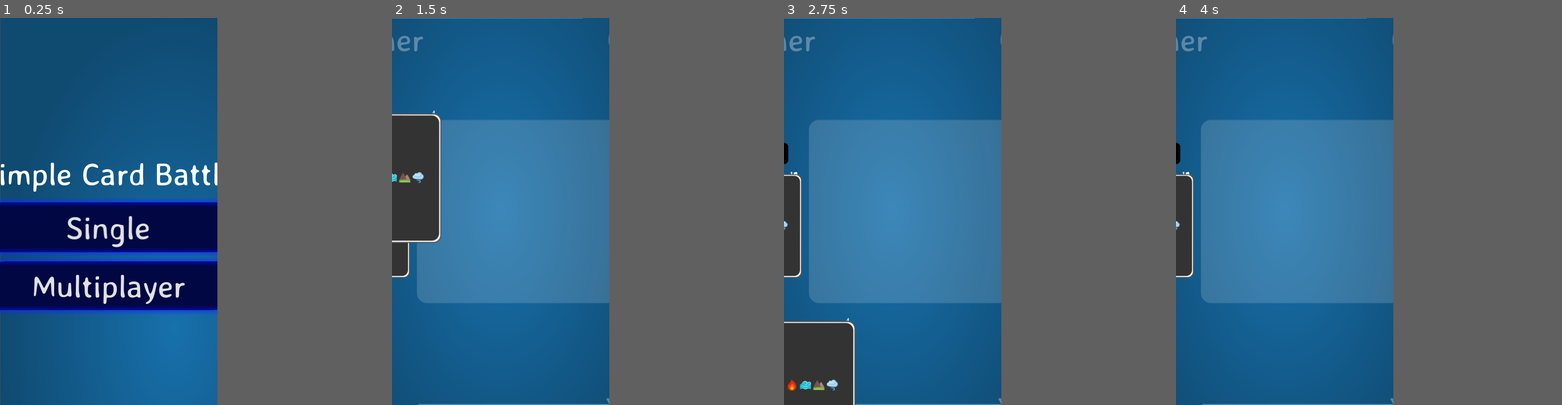
Above: before the commit, frames 1-4 (left to right).
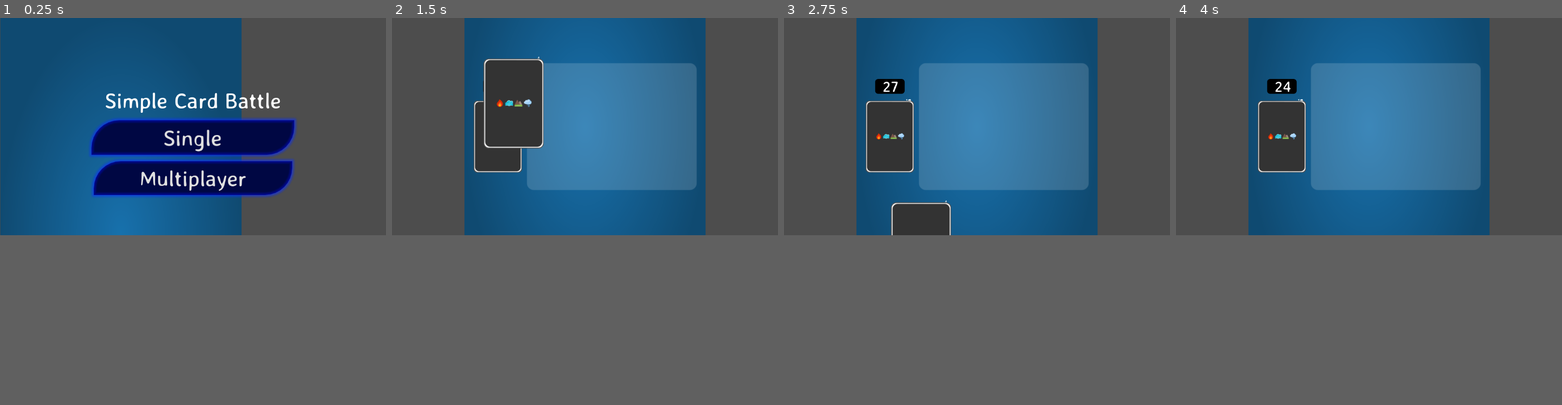
Above: after the commit, the same moments.

Repository: wlsnxx/simple-card-battle
Game: Godot game, scene res://Menu.tscn
Two runs of this game, one before a commit and one after it. Both use one fixed random seed, a clock stepped at 60 frames per second and the inputs below.
Inputs (mouse positions are in pixels of both pictures, inside the frame that each line leads up to):
- Up to frame 1 (0.25 s): no input
- Up to frame 2 (1.5 s): click "Single" at 0.5 s; tap Enter at 1.25 s; drag from (419, 45) to (538, 211) at 1.27 s
- Up to frame 3 (2.75 s): drag from (849, 230) to (930, 211) at 2.02 s
- Up to frame 4 (4 s): move the mouse to (1203, 385) at 2.77 s; tap Ctrl at 2.85 s; click (1203, 385) at 2.92 s; drag from (1272, 288) to (1218, 153) at 3.52 s
In our replay, the window is 450x800 before the commit and 799x449 after it. These sizes can differ from the game's own. Grey fills any space a smaller window leaves; there, only what the larger window draws over its background counts as a difference.

The runs differ from the first frame. In frame 1, 36% of the frame differs, in the area x 0-77%, y 0-100%; in frame 2, 48%; in frame 3, 58%, in the area x 0-82%, y 0-100%; in frame 4, 46%.

Commit message:
Fix Godot 4 window size and stretch settings

Diff:
--- a/godot/project.godot
+++ b/godot/project.godot
@@ -33,14 +33,14 @@
 
 [display]
 
-window/size/viewport_width=720
-window/size/viewport_height=1280
-window/size/resizable=false
-window/size/window_width_override=360
-window/size/window_height_override=640
-window/stretch/mode="2d"
-window/stretch/aspect="expand"
-window/handheld/orientation="portrait"
+display/window/size/viewport_width=720
+display/window/size/viewport_height=1280
+display/window/size/resizable=false
+display/window/size/window_width_override=360
+display/window/size/window_height_override=640
+display/window/stretch/mode="canvas_items"
+display/window/stretch/aspect="expand"
+display/window/handheld/orientation="portrait"
 mouse_cursor/custom_image="res://hand-up.png"
 mouse_cursor/custom_image_hotspot=Vector2(13, 0)
 
